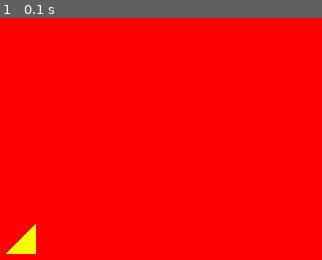
Above: before the commit, frame 1.
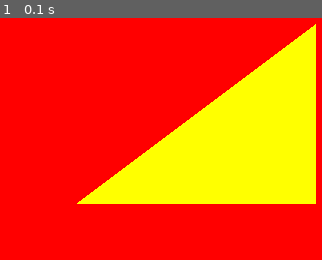
Above: after the commit, the same moment.

Repository: crjohns/picaresque
Game: pygame game, started from src/main.py
Same seed, same stepped clock (60 frames per second), same inputs: the game is played once before the commit and once after it. The source is Python 2; it was converted automatically to run under Python 3.
Inputs:
- Up to frame 1 (0.1 s): no input

The runs differ from the first frame. In frame 1, 28% of the frame differs, in the area x 1-99%, y 2-98%.

Commit message:
Temporary game version

Diff:
--- a/src/game.py
+++ b/src/game.py
@@ -20,7 +20,7 @@
         glPolygonMode(GL_FRONT_AND_BACK, GL_FILL)
 
         glMatrixMode(GL_PROJECTION)
-        gluOrtho2D(0, dimensions[0], 0, dimensions[1])
+        gluOrtho2D(0, 100, 0, 100)
 
     def render(self):
         glClear(GL_COLOR_BUFFER_BIT)
